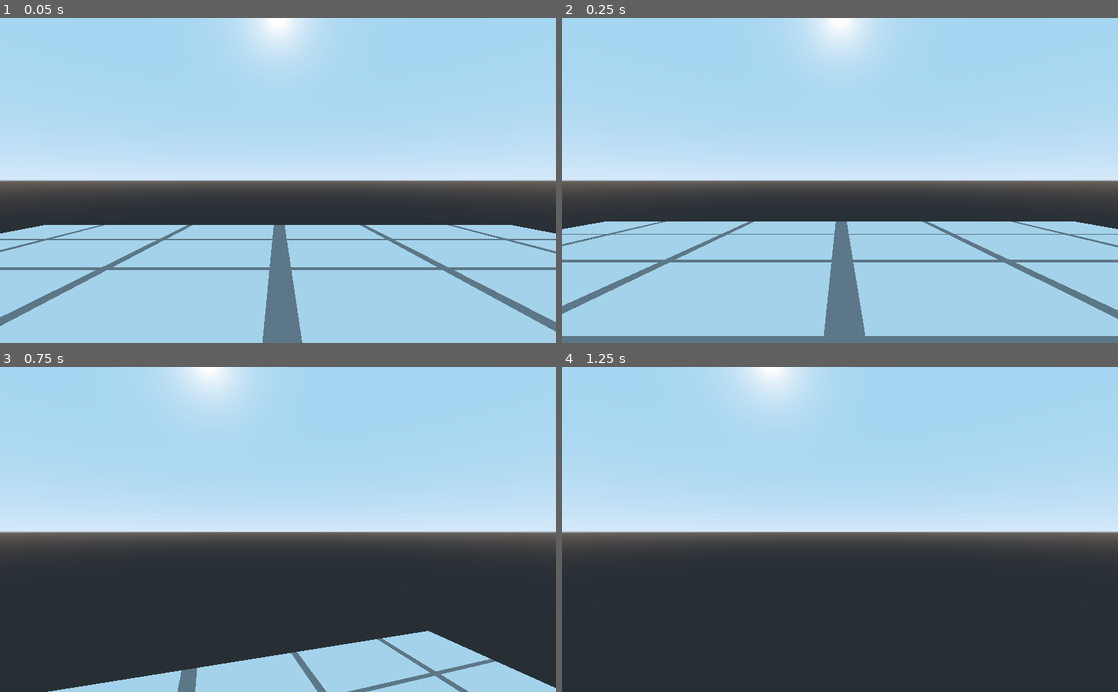
Above: before the commit, frames 1-4 (two rows, left to right).
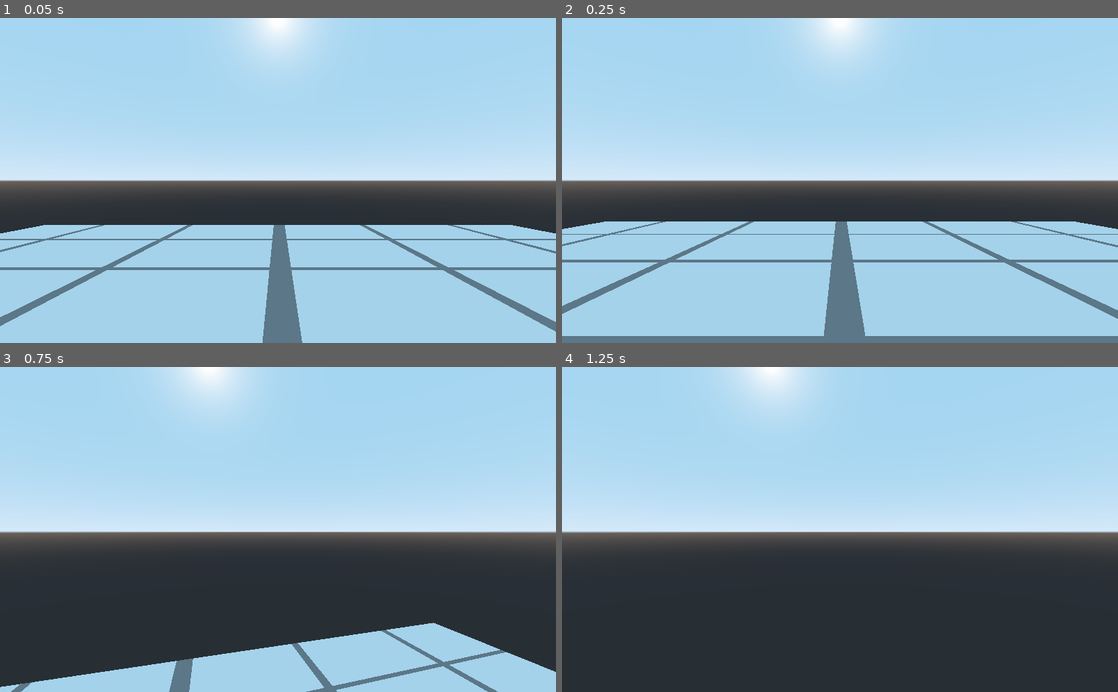
Above: after the commit, the same moments.

Repository: TaraSophieDev/Godot-Shooter-Prototype
Game: Godot game, scene res://Maps/TestMap.tscn
Same seed, same stepped clock (60 frames per second), same inputs: the game is played once before the commit and once after it.
Inputs (mouse positions are in pixels of both pictures, inside the frame that each line leads up to):
- Up to frame 1 (0.05 s): no input
- Up to frame 2 (0.25 s): no input
- Up to frame 3 (0.75 s): tap Enter at 0.5 s; move the mouse to (305, 529) at 0.52 s; hold W (move_forwards) from 0.53 s (still down); tap Space (jump) at 0.6 s
- Up to frame 4 (1.25 s): keep holding W (move_forwards); tap Space (jump) at 0.77, 1.07 s

Frames 1-2 are identical in both runs. In frame 3, 4.7% of the frame differs, in the area x 0-100%, y 78-100%; in frame 4, nothing differs.

Commit message:
changed speed variables

Diff:
--- a/character/CharacterMover.gd
+++ b/character/CharacterMover.gd
@@ -2,10 +2,10 @@
 
 var body_to_move : KinematicBody = null
 
-export var move_acceleration = 4
-export var max_speed = 20
+export var move_acceleration = 5
+export var max_speed = 32
 var drag = 0.0
-export var jump_force = 30
+export var jump_force = 25
 export var gravity = 60
 
 var pressed_jump = false
